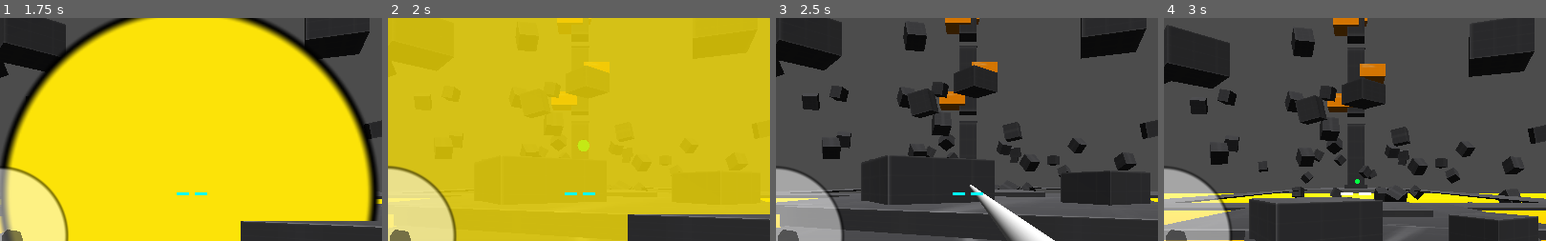
Above: before the commit, frames 1-4 (left to right).
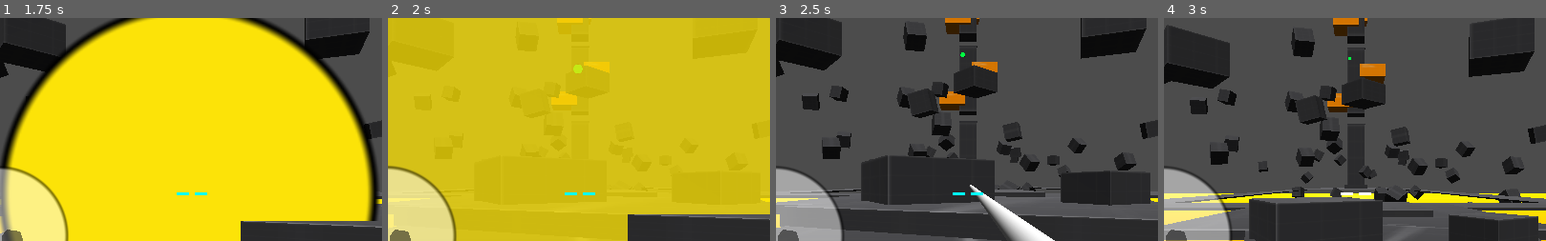
Above: after the commit, the same moments.

Repository: don-tnowe/godot-grappling-hook-fps
Game: Godot game, scene res://src/Screens/Main.tscn
The game is run twice, just before and just after one commit, with the same random seed, the same clock (stepped at 60 frames per second) and the same inputs.
Inputs (mouse positions are % of the whole screen's width and height, from its top left):
- Up to frame 1 (1.75 s): tap Enter at 0.5 s; move the mouse to (55, 50) at 0.52 s; hold W (move_fwd) from 0.53 s (still down); right-click (55, 50) at 0.6 s; tap Space (jump) at 0.77, 1.52 s; move the mouse to (45, 50) at 1.27 s; click (45, 50) at 1.35 s
- Up to frame 2 (2 s): keep holding W (move_fwd)
- Up to frame 3 (2.5 s): keep holding W (move_fwd); move the mouse to (52, 48) at 2.02 s; tap Shift (fire_special) at 2.1 s
- Up to frame 4 (3 s): keep holding W (move_fwd); tap Space (jump) at 2.75 s; move the mouse to (49, 52) at 2.77 s; tap Alt at 2.85 s
The pictures show only the part of the screen within x 25-75%, y 13-63%; the shares and areas given below are measured in that part.

Frame 1 is identical in both runs. In frame 2, 0.2% of the frame differs, in the area x 48-53%, y 20-60%; in frame 3, less than 0.1%; in frame 4, less than 0.1%.

Commit message:
Rearrange collision layers

Diff:
--- a/project.godot
+++ b/project.godot
@@ -107,6 +107,7 @@
 3d_physics/layer_4="enemy_hurtbox"
 3d_physics/layer_5="environment"
 3d_physics/layer_6="grappleable"
+3d_physics/layer_7="solid_projectiles"
 
 [physics]
 
--- a/src/Hero/Hero.tscn
+++ b/src/Hero/Hero.tscn
@@ -1,26 +1,39 @@
-[gd_scene load_steps=8 format=2]
+[gd_scene load_steps=10 format=2]
 
 [ext_resource path="res://src/Hero/Hero.gd" type="Script" id=1]
 [ext_resource path="res://src/Hero/TouchscreenHUD.tscn" type="PackedScene" id=2]
 [ext_resource path="res://src/Hero/Weapons/GrapplinHook.tscn" type="PackedScene" id=3]
 [ext_resource path="res://src/Hero/Weapons/RocketLauncher.tscn" type="PackedScene" id=4]
 [ext_resource path="res://src/Hero/Weapons/Bouncegun.tscn" type="PackedScene" id=5]
+[ext_resource path="res://src/Hero/Hurtbox.gd" type="Script" id=6]
 
 [sub_resource type="CylinderShape" id=1]
 height = 1.5
 radius = 0.33
 
+[sub_resource type="CylinderShape" id=3]
+height = 1.25
+radius = 0.25
+
 [sub_resource type="Environment" id=2]
 ambient_light_color = Color( 0.203922, 0.203922, 0.203922, 1 )
 
 [node name="Hero" type="KinematicBody"]
-collision_layer = 3
 collision_mask = 20
 input_ray_pickable = false
 script = ExtResource( 1 )
 
 [node name="Shape" type="CollisionShape" parent="."]
 shape = SubResource( 1 )
+
+[node name="Hurtbox" type="StaticBody" parent="."]
+collision_layer = 2
+collision_mask = 0
+script = ExtResource( 6 )
+
+[node name="Shape" type="CollisionShape" parent="Hurtbox"]
+transform = Transform( 1, 0, 0, 0, 1, 0, 0, 0, 1, 0, 0.0883315, 0 )
+shape = SubResource( 3 )
 
 [node name="Head" type="Spatial" parent="."]
 transform = Transform( 1, 0, 0, 0, 1, 0, 0, 0, 1, 0, 0.485051, 0 )
--- /dev/null
+++ b/src/Hero/Hurtbox.gd
@@ -0,0 +1,12 @@
+extends StaticBody
+
+
+var velocity := Vector3() setget _set_velocity, _get_velocity
+
+
+func _set_velocity(v):
+	get_parent().velocity = v
+
+
+func _get_velocity():
+	return get_parent().velocity
--- a/src/Hero/Weapons/BouncegunBullet.tscn
+++ b/src/Hero/Weapons/BouncegunBullet.tscn
@@ -8,7 +8,7 @@
 
 [node name="Bullet" type="KinematicBody"]
 collision_layer = 0
-collision_mask = 24
+collision_mask = 88
 script = ExtResource( 2 )
 
 [node name="Bullet" type="Sprite3D" parent="."]
--- a/src/Hero/Weapons/RocketLauncherRocket.tscn
+++ b/src/Hero/Weapons/RocketLauncherRocket.tscn
@@ -102,7 +102,7 @@
 [sub_resource type="SphereShape" id=4]
 
 [node name="Rocket" type="KinematicBody"]
-collision_layer = 32
+collision_layer = 96
 collision_mask = 24
 input_ray_pickable = false
 script = ExtResource( 2 )
@@ -130,7 +130,7 @@
 shape = SubResource( 3 )
 
 [node name="Explosion" type="Area" parent="."]
-collision_layer = 0
+collision_layer = 3
 input_ray_pickable = false
 
 [node name="Explosion" type="Sprite3D" parent="Explosion"]
@@ -149,7 +149,6 @@
 process_mode = 0
 wait_time = 0.25
 one_shot = true
-autostart = true
 
 [node name="DestroyTimer" type="Timer" parent="."]
 process_mode = 0
@@ -159,5 +158,4 @@
 
 [connection signal="body_entered" from="Explosion" to="." method="_on_Explosion_body_entered"]
 [connection signal="timeout" from="PlayerCollisionTimer" to="." method="set_collision_mask_bit" binds= [ 1, true ]]
-[connection signal="timeout" from="PlayerCollisionTimer" to="." method="set_collision_layer_bit" binds= [ 4, true ]]
 [connection signal="timeout" from="DestroyTimer" to="." method="collide"]
